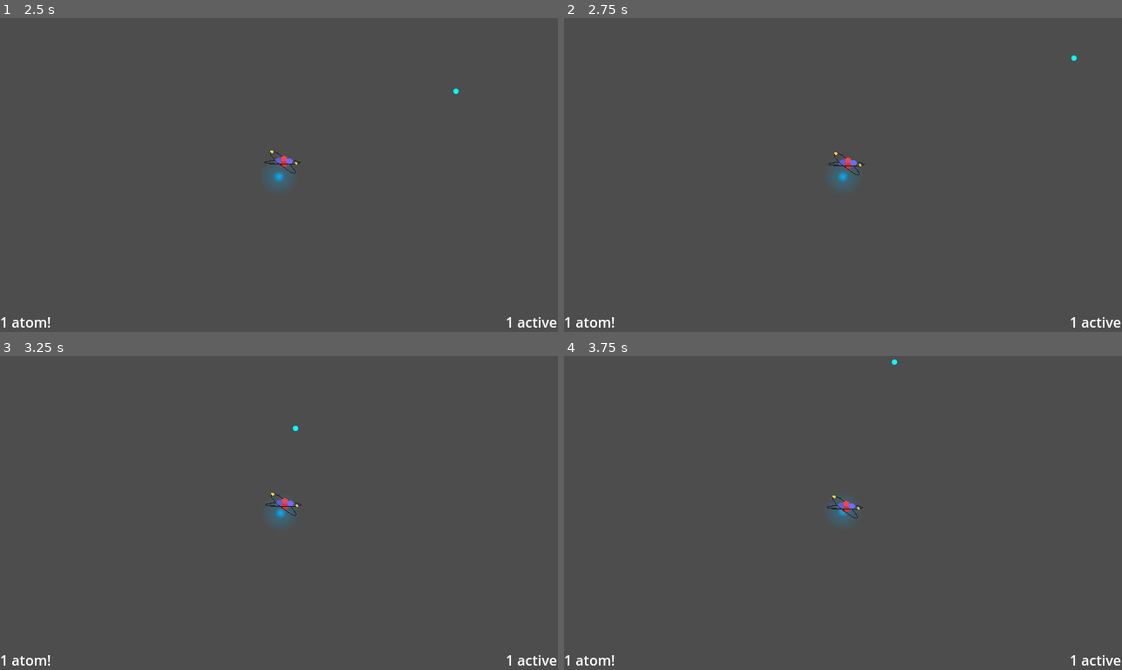
Above: before the commit, frames 1-4 (two rows, left to right).
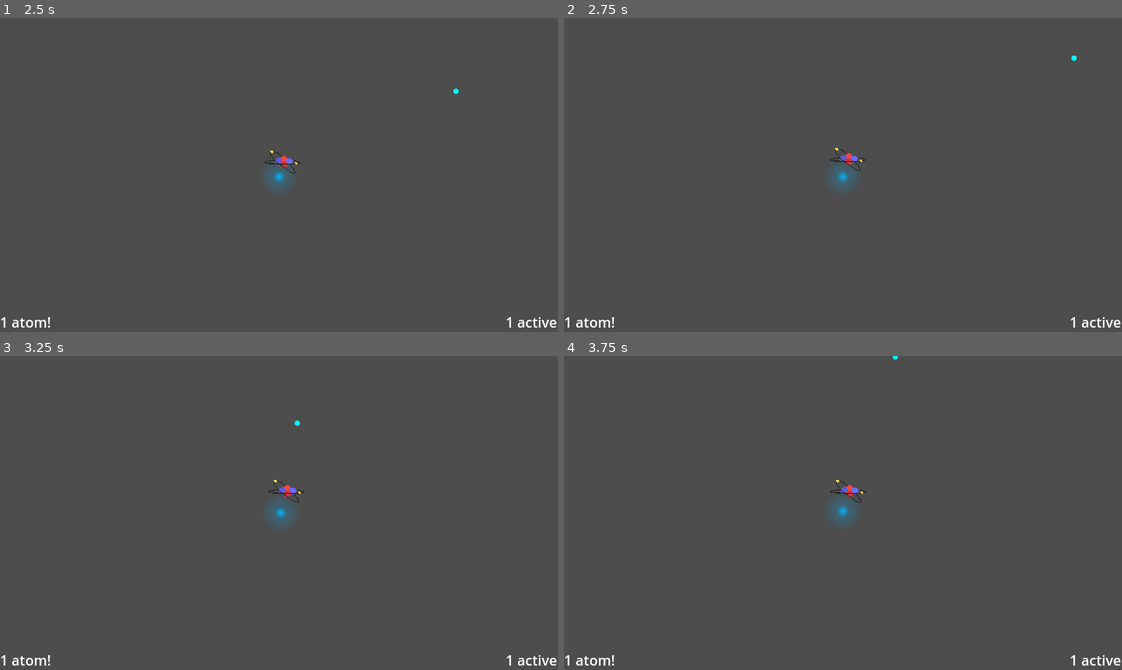
Above: after the commit, the same moments.

Repository: Isaac-SOL/ScaleShmup
Game: Godot game, scene res://scenes/menus/menu.tscn
The game is run twice, just before and just after one commit, with the same random seed, the same clock (stepped at 60 frames per second) and the same inputs.
Inputs (mouse positions are in pixels of both pictures, inside the frame that each line leads up to):
- Up to frame 1 (2.5 s): click "Play" at 0.5 s; tap Enter at 1.25 s; move the mouse to (401, 159) at 1.27 s; press the mouse at (401, 159) at 1.28 s; hold D (right) 1.28-2.03 s; move the mouse to (167, 190) at 2.02 s; release the mouse at (167, 190) at 2.03 s; hold S (down) from 2.03 s (still down); click (167, 190) at 2.1 s
- Up to frame 2 (2.75 s): keep holding S (down)
- Up to frame 3 (3.25 s): move the mouse to (334, 443) at 2.77 s; release S (down) at 2.78 s; press the mouse at (334, 443) at 2.78 s; hold D (right) from 2.78 s (still down)
- Up to frame 4 (3.75 s): move the mouse to (815, 575) at 3.52 s; release D (right) at 3.53 s; release the mouse at (815, 575) at 3.53 s; hold W (up) from 3.53 s (still down); click (815, 575) at 3.6 s

Frame 1 is identical in both runs. In frame 2, 0.2% of the frame differs, in the area x 47-55%, y 41-51%; in frame 3, 0.3%, in the area x 47-55%, y 20-52%; in frame 4, 0.3%.

Commit message:
Integration des assets molécules

Diff:
--- a/objects/elements/atom_1.tscn
+++ b/objects/elements/atom_1.tscn
@@ -15,8 +15,8 @@
 fill_to = Vector2(0.5, 0)
 
 [sub_resource type="CapsuleShape2D" id="CapsuleShape2D_fdnrd"]
-radius = 7.0
-height = 24.0
+radius = 16.0
+height = 43.9994
 
 [node name="Atom" type="Area2D"]
 collision_layer = 4
@@ -36,8 +36,8 @@
 texture = ExtResource("2_o4gdr")
 
 [node name="CollisionShape2D" type="CollisionShape2D" parent="."]
-position = Vector2(0, 1)
-rotation = 1.5708
+position = Vector2(-1, 1)
+rotation = 1.57584
 shape = SubResource("CapsuleShape2D_fdnrd")
 
 [node name="VisibleOnScreenNotifier2D" type="VisibleOnScreenNotifier2D" parent="."]
--- a/objects/elements/molecule_3.tscn
+++ b/objects/elements/molecule_3.tscn
@@ -11,7 +11,7 @@
 hp = 32
 
 [node name="Shadow" parent="." index="0"]
-scale = Vector2(1.905, 1.905)
+scale = Vector2(2, 2)
 
 [node name="Sprite2D" parent="." index="1"]
 position = Vector2(7, 3)
--- /dev/null
+++ b/objects/elements/molecule_4.tscn
@@ -0,0 +1,37 @@
+[gd_scene load_steps=5 format=3 uid="uid://bjm3xkpcjhscq"]
+
+[ext_resource type="PackedScene" uid="uid://dk1iyi3vx4sgj" path="res://objects/elements/atom_1.tscn" id="1_rumws"]
+[ext_resource type="Texture2D" uid="uid://c1kkhxriqogbl" path="res://assets/textures/elements/sprite_molecule_4.png" id="2_s4tsp"]
+
+[sub_resource type="CapsuleShape2D" id="CapsuleShape2D_wb1gu"]
+radius = 8.99999
+height = 38.0
+
+[sub_resource type="CapsuleShape2D" id="CapsuleShape2D_6qct1"]
+radius = 8.99997
+height = 59.995
+
+[node name="molecule_4" instance=ExtResource("1_rumws")]
+size = 4
+hp = 32
+
+[node name="Shadow" parent="." index="0"]
+scale = Vector2(2, 2)
+
+[node name="Sprite2D" parent="." index="1"]
+position = Vector2(7, 3)
+scale = Vector2(3, 3)
+texture = ExtResource("2_s4tsp")
+
+[node name="CollisionShape2D" parent="." index="2"]
+position = Vector2(8, 0)
+shape = SubResource("CapsuleShape2D_wb1gu")
+
+[node name="CollisionShape2D2" type="CollisionShape2D" parent="." index="3"]
+position = Vector2(-1, 0)
+rotation = 0.00239396
+shape = SubResource("CapsuleShape2D_6qct1")
+
+[node name="VisibleOnScreenNotifier2D" parent="." index="4"]
+position = Vector2(2.84217e-14, 3)
+scale = Vector2(4.42, 4.25)
--- /dev/null
+++ b/objects/elements/molecule_5.tscn
@@ -0,0 +1,29 @@
+[gd_scene load_steps=4 format=3 uid="uid://q441khku8e4n"]
+
+[ext_resource type="PackedScene" uid="uid://dk1iyi3vx4sgj" path="res://objects/elements/atom_1.tscn" id="1_hmtbl"]
+[ext_resource type="Texture2D" uid="uid://cmki64hoxuecw" path="res://assets/textures/elements/sprite_molecule_2.png" id="2_jnm0s"]
+
+[sub_resource type="CapsuleShape2D" id="CapsuleShape2D_otf1i"]
+radius = 8.13354
+height = 30.6845
+
+[node name="molecule_5" instance=ExtResource("1_hmtbl")]
+size = 2
+hp = 8
+
+[node name="Shadow" parent="." index="0"]
+scale = Vector2(1.54, 1.54)
+
+[node name="Sprite2D" parent="." index="1"]
+position = Vector2(2, -3)
+scale = Vector2(2, 2)
+texture = ExtResource("2_jnm0s")
+
+[node name="CollisionShape2D" parent="." index="2"]
+position = Vector2(1, 0)
+rotation = 0.776723
+scale = Vector2(1.0417, 1.0596)
+shape = SubResource("CapsuleShape2D_otf1i")
+
+[node name="VisibleOnScreenNotifier2D" parent="." index="3"]
+scale = Vector2(3.5, 3.365)
--- /dev/null
+++ b/objects/elements/molecule_6.tscn
@@ -0,0 +1,45 @@
+[gd_scene load_steps=6 format=3 uid="uid://cyjlm451otxoi"]
+
+[ext_resource type="PackedScene" uid="uid://dk1iyi3vx4sgj" path="res://objects/elements/atom_1.tscn" id="1_xl7cn"]
+[ext_resource type="Texture2D" uid="uid://cscm8eqp15uht" path="res://assets/textures/elements/sprite_molecule_6.png" id="2_onijy"]
+
+[sub_resource type="CapsuleShape2D" id="CapsuleShape2D_ld0ok"]
+radius = 20.424
+height = 99.5027
+
+[sub_resource type="CapsuleShape2D" id="CapsuleShape2D_reuvk"]
+radius = 20.424
+height = 60.6097
+
+[sub_resource type="CapsuleShape2D" id="CapsuleShape2D_qjei1"]
+radius = 20.5108
+height = 123.253
+
+[node name="molecule_6" instance=ExtResource("1_xl7cn")]
+size = 8
+hp = 64
+
+[node name="Shadow" parent="." index="0"]
+scale = Vector2(6.435, 6.435)
+
+[node name="Sprite2D" parent="." index="1"]
+scale = Vector2(4, 4)
+texture = ExtResource("2_onijy")
+
+[node name="CollisionShape2D" parent="." index="2"]
+position = Vector2(-47, -13)
+rotation = 0.846814
+shape = SubResource("CapsuleShape2D_ld0ok")
+
+[node name="CollisionShape2D3" type="CollisionShape2D" parent="." index="3"]
+position = Vector2(54, -2)
+rotation = 0.846814
+shape = SubResource("CapsuleShape2D_reuvk")
+
+[node name="CollisionShape2D2" type="CollisionShape2D" parent="." index="4"]
+position = Vector2(25, 15)
+rotation = -0.754848
+shape = SubResource("CapsuleShape2D_qjei1")
+
+[node name="VisibleOnScreenNotifier2D" parent="." index="5"]
+scale = Vector2(14.705, 14.14)
--- /dev/null
+++ b/objects/elements/molecule_7.tscn
@@ -0,0 +1,51 @@
+[gd_scene load_steps=6 format=3 uid="uid://cl0m6gm6l8jxk"]
+
+[ext_resource type="PackedScene" uid="uid://dk1iyi3vx4sgj" path="res://objects/elements/atom_1.tscn" id="1_yj2yx"]
+[ext_resource type="Texture2D" uid="uid://ck7qy1p16chdi" path="res://assets/textures/elements/sprite_molecule_7.png" id="2_4iylu"]
+
+[sub_resource type="CapsuleShape2D" id="CapsuleShape2D_1rc2r"]
+radius = 21.7901
+height = 175.236
+
+[sub_resource type="CapsuleShape2D" id="CapsuleShape2D_g2vxs"]
+radius = 20.608
+height = 115.628
+
+[sub_resource type="CapsuleShape2D" id="CapsuleShape2D_04bqs"]
+radius = 20.608
+height = 64.1081
+
+[node name="molecule_7" instance=ExtResource("1_yj2yx")]
+size = 8
+hp = 64
+
+[node name="Shadow" parent="." index="0"]
+scale = Vector2(5.62, 5.62)
+
+[node name="Sprite2D" parent="." index="1"]
+position = Vector2(-11, 6)
+scale = Vector2(4.5, 4.5)
+texture = ExtResource("2_4iylu")
+
+[node name="CollisionShape2D" parent="." index="2"]
+position = Vector2(-37, 13)
+rotation = 2.48024
+shape = SubResource("CapsuleShape2D_1rc2r")
+
+[node name="CollisionShape2D2" type="CollisionShape2D" parent="." index="3"]
+position = Vector2(-2, -41)
+rotation = 3.4136
+shape = SubResource("CapsuleShape2D_g2vxs")
+
+[node name="CollisionShape2D3" type="CollisionShape2D" parent="." index="4"]
+position = Vector2(41, 32)
+rotation = 3.94579
+shape = SubResource("CapsuleShape2D_04bqs")
+
+[node name="CollisionShape2D4" type="CollisionShape2D" parent="." index="5"]
+position = Vector2(23, -15)
+rotation = 5.65313
+shape = SubResource("CapsuleShape2D_04bqs")
+
+[node name="VisibleOnScreenNotifier2D" parent="." index="6"]
+scale = Vector2(12.865, 12.37)
--- /dev/null
+++ b/objects/elements/molecule_8.tscn
@@ -0,0 +1,43 @@
+[gd_scene load_steps=6 format=3 uid="uid://dpyloqnlh7sqr"]
+
+[ext_resource type="PackedScene" uid="uid://dk1iyi3vx4sgj" path="res://objects/elements/atom_1.tscn" id="1_xj0lx"]
+[ext_resource type="Texture2D" uid="uid://doevxjsnrcjrm" path="res://assets/textures/elements/sprite_molecule_8.png" id="2_6wpun"]
+
+[sub_resource type="CapsuleShape2D" id="CapsuleShape2D_38oa7"]
+radius = 21.3498
+height = 144.677
+
+[sub_resource type="CapsuleShape2D" id="CapsuleShape2D_ejs5m"]
+radius = 31.2403
+height = 98.0809
+
+[sub_resource type="CapsuleShape2D" id="CapsuleShape2D_2nbnp"]
+radius = 17.8026
+height = 66.2515
+
+[node name="molecule_8" instance=ExtResource("1_xj0lx")]
+
+[node name="Shadow" parent="." index="0"]
+scale = Vector2(6.1, 6.1)
+
+[node name="Sprite2D" parent="." index="1"]
+scale = Vector2(4.5, 4.5)
+texture = ExtResource("2_6wpun")
+
+[node name="CollisionShape2D" parent="." index="2"]
+position = Vector2(1, 8)
+rotation = 0.882775
+shape = SubResource("CapsuleShape2D_38oa7")
+
+[node name="CollisionShape2D2" type="CollisionShape2D" parent="." index="3"]
+position = Vector2(-54, -13)
+rotation = 0.882775
+shape = SubResource("CapsuleShape2D_ejs5m")
+
+[node name="CollisionShape2D3" type="CollisionShape2D" parent="." index="4"]
+position = Vector2(74, -2.38419e-06)
+rotation = 2.39917
+shape = SubResource("CapsuleShape2D_2nbnp")
+
+[node name="VisibleOnScreenNotifier2D" parent="." index="5"]
+scale = Vector2(13.67, 13.144)
Binary file added: assets/textures/elements/sprite_molecule_6.png
Not shown, added: assets/textures/elements/sprite_molecule_6.png.import
Binary file added: assets/textures/elements/sprite_molecule_7.png
Not shown, added: assets/textures/elements/sprite_molecule_7.png.import
Binary file added: assets/textures/elements/sprite_molecule_8.png
Not shown, added: assets/textures/elements/sprite_molecule_8.png.import
